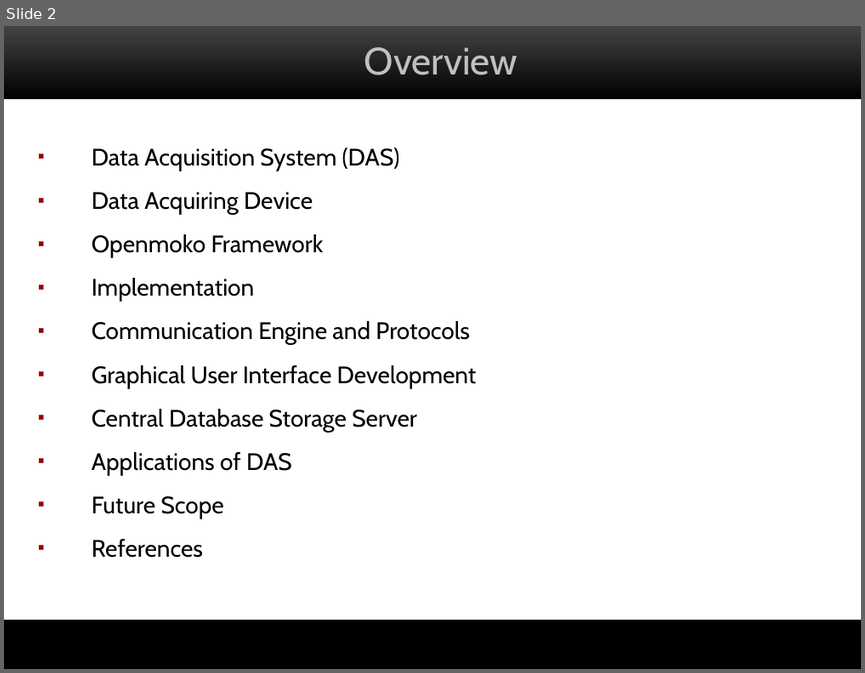
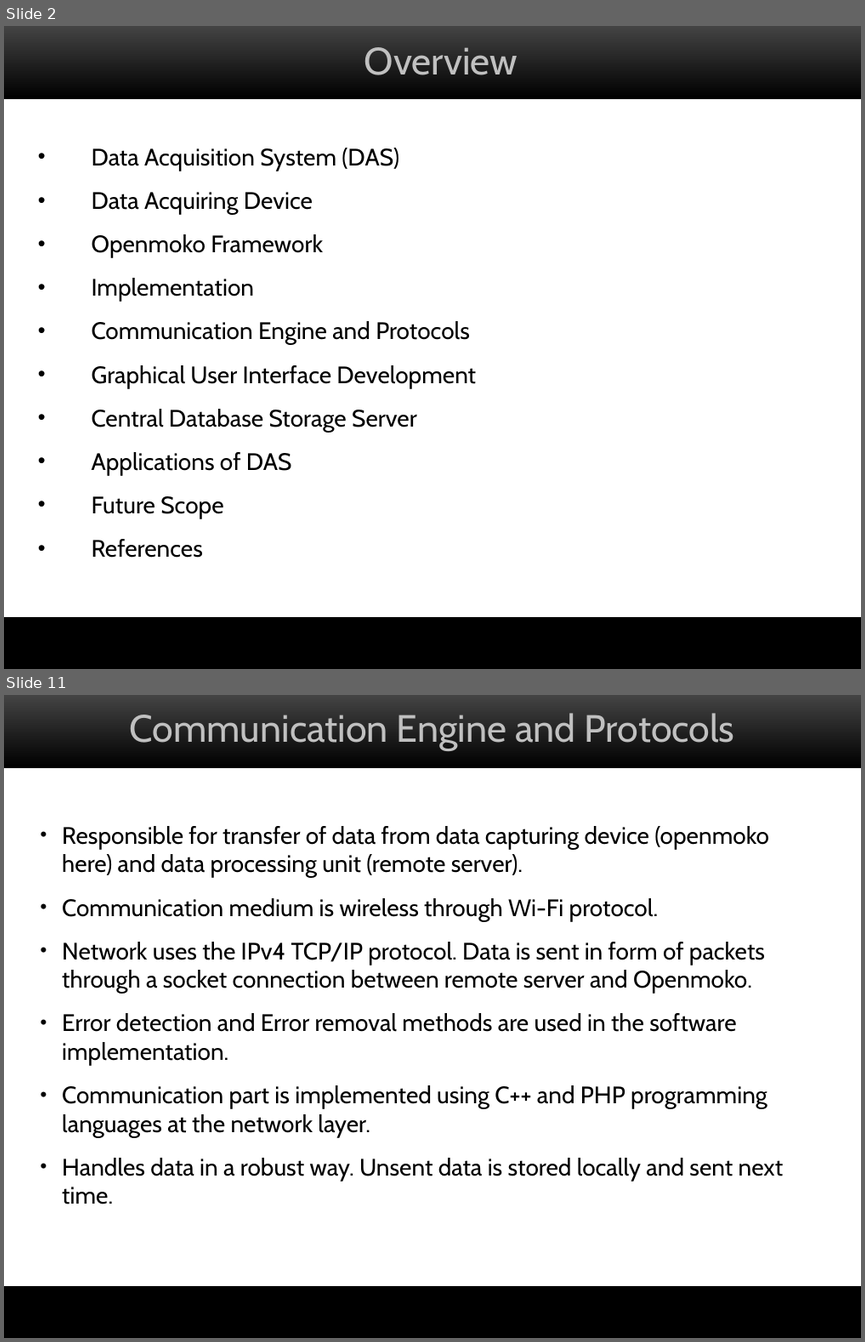
Before and after one commit to saurabh1403/attendance-on-openmoko, a slide deck: docs/mid-term-seminar.ppt. Shown one above the other, each under a label of ours: slide 2 before the commit, slides 2 and 11 after it; the slides between them are not shown. The pictures are 865x673 and 865x1342 pixels, drawn with LibreOffice and Linux fonts; fonts in the diff are those of the drawing; background and template pictures are left out. Boxes give left, top, right and bottom in pixels: in the first picture for what was removed or moved away, otherwise in the second. Text is boxed around its words. In the diff, an @@ line names an element or a change of style, - is before the commit and + after.

```diff
--- a/docs/mid-term-seminar.ppt
+++ b/docs/mid-term-seminar.ppt
@@ slide 11 added at <box>4,695,861,1338</box>, background #000000; not listed: 2 template elements that a slide beside it also shows @@
@@ title added at <box>130,713,735,751</box>, 32 pt, text #C0C0C0 @@
+Communication Engine and Protocols
@@ text added at <box>62,826,783,1204</box>, 20 pt, text #000000 @@
+• Responsible for transfer of data from data capturing device (openmoko here) and data processing unit (remote server).
+• Communication medium is wireless through Wi-Fi protocol.
+• Network uses the IPv4 TCP/IP protocol. Data is sent in form of packets through a socket connection between remote server and Openmoko.
+• Error detection and Error removal methods are used in the software implementation.
+• Communication part is implemented using C++ and PHP programming languages at the network layer.
+• Handles data in a robust way. Unsent data is stored locally and sent next time.
@@ rectangle added at <box>4,1287,861,1338</box>, fill #000000, outline #000000 0.74 pt @@
@@ slide 2 changed as well @@
@@ text "Data Acquisition System (DAS)" at <box>92,148,476,557</box>: bullet ▪ to •; bullet colour #990000 to #000000 @@
@@ rectangle: place and size @@
-rectangle at <box>18,629,861,669</box>
+rectangle at <box>4,618,861,669</box>
```
Also in this commit, not shown: 3 other slides changed, 19 other slides added, 24 slides removed, 2 other files.
